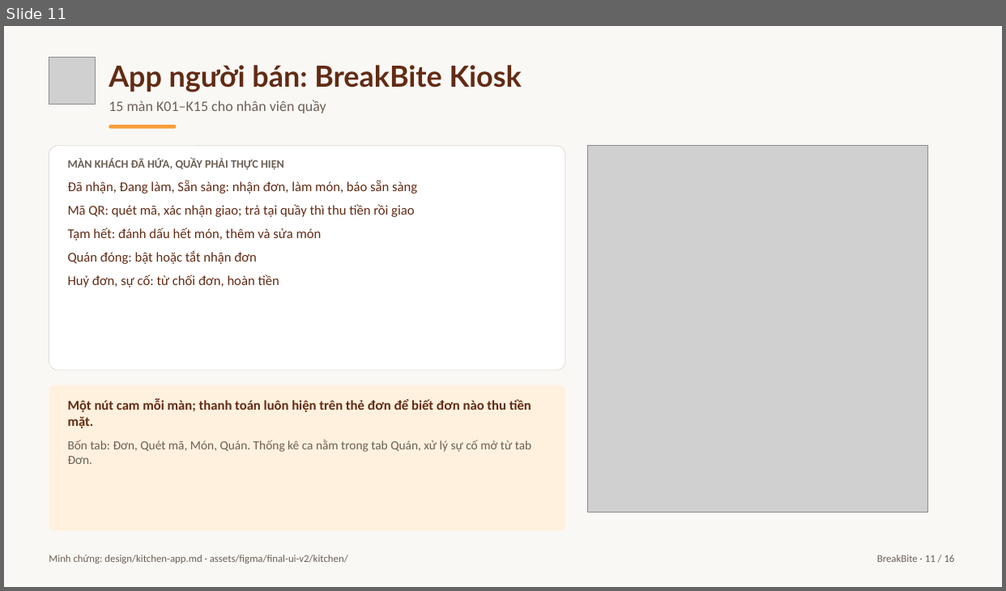
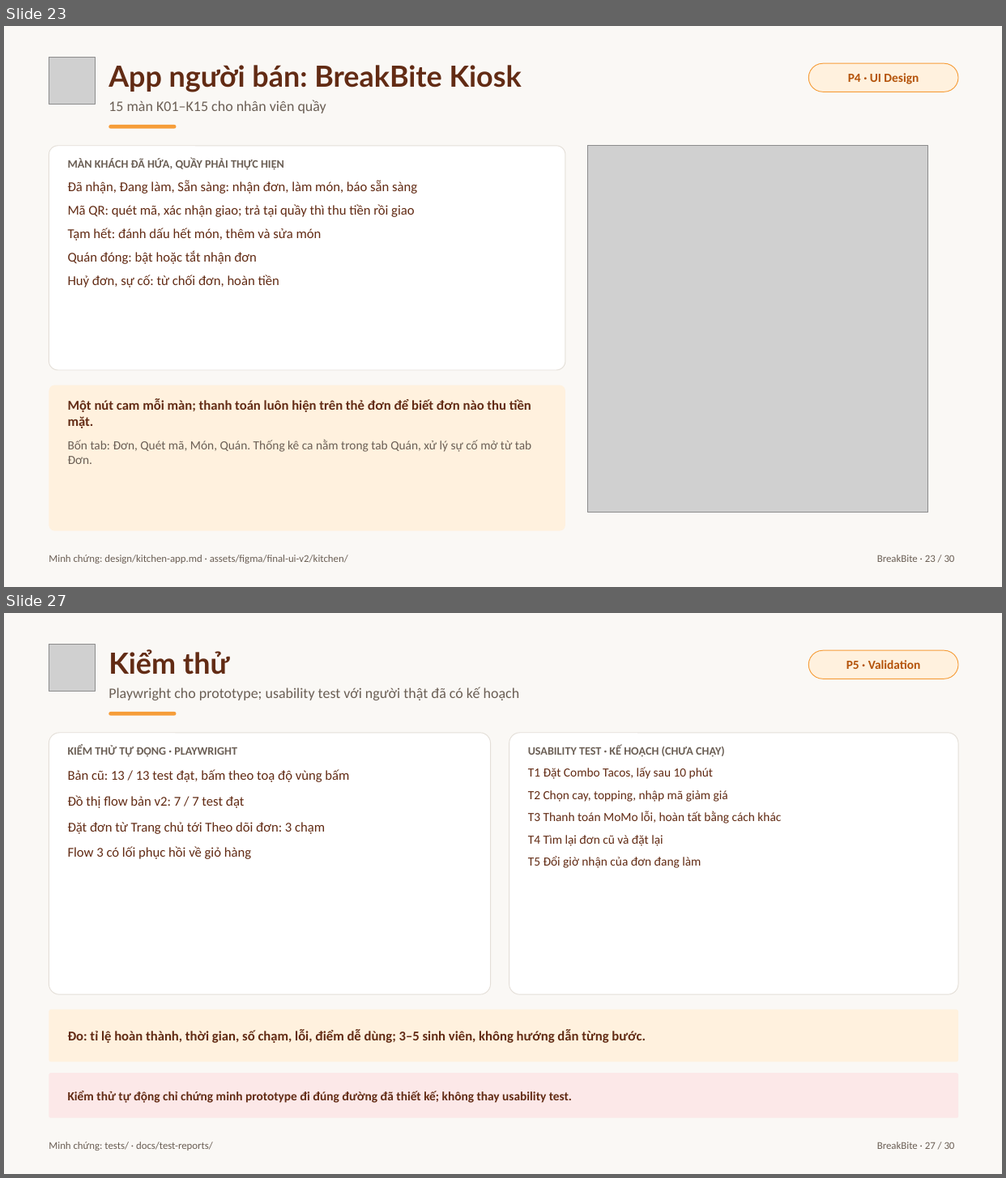
Before and after one commit to baonv0817/PRM323-Lab2-Group2, a slide deck: slides/BreakBite_Lab2_Presentation.pptx. Shown one above the other, each under a label of ours: slide 11 before the commit, slides 23 and 27 after it; the slides between them are not shown. The pictures are 1006x591 and 1006x1178 pixels, drawn with LibreOffice and Linux fonts; fonts in the diff are those of the drawing; grey boxes stand for pictures. Boxes give left, top, right and bottom in pixels: in the first picture for what was removed or moved away, otherwise in the second. Text is boxed around its words. In the diff, an @@ line names an element or a change of style, - is before the commit and + after.

Commit message:
Rebuild slide deck in 30 slides following the P0-P5 design process; refresh concept board and scripts

```diff
--- a/slides/BreakBite_Lab2_Presentation.pptx
+++ b/slides/BreakBite_Lab2_Presentation.pptx
@@ slide 27 added at bbox=[4, 613, 1002, 1174], background #FAF8F5 @@
@@ picture added at bbox=[49, 645, 96, 691] @@
@@ text added at bbox=[108, 649, 229, 675], 28 pt, text #622B14, bold @@
+Kiểm thử
@@ rounded rectangle added at bbox=[809, 650, 958, 679], fill #FFF1DE, outline #F69D39 0.75 pt @@
@@ text added at bbox=[846, 660, 921, 669], 12 pt, text #B45309, bold @@
+P5 · Validation
@@ text added at bbox=[108, 687, 520, 700], 14 pt, text #6B5F55 @@
+Playwright cho prototype; usability test với người thật đã có kế hoạch
@@ rounded rectangle added at bbox=[49, 733, 491, 995], fill #FFFFFF, outline #E4DFD8 0.75 pt @@
@@ rounded rectangle added at bbox=[108, 712, 177, 716], fill #F69D39 @@
@@ rounded rectangle added at bbox=[509, 733, 958, 995], fill #FFFFFF, outline #E4DFD8 0.75 pt @@
@@ text added at bbox=[68, 745, 349, 859], 13 pt, text #622B14 @@
+KIỂM THỬ TỰ ĐỘNG · PLAYWRIGHT
+Bản cũ: 13 / 13 test đạt, bấm theo toạ độ vùng bấm
+Đồ thị flow bản v2: 7 / 7 test đạt
+Đặt đơn từ Trang chủ tới Theo dõi đơn: 3 chạm
+Flow 3 có lối phục hồi về giỏ hàng
@@ text added at bbox=[528, 745, 781, 868], 12 pt, text #622B14 @@
+USABILITY TEST · KẾ HOẠCH (CHƯA CHẠY)
+T1 Đặt Combo Tacos, lấy sau 10 phút
+T2 Chọn cay, topping, nhập mã giảm giá
+T3 Thanh toán MoMo lỗi, hoàn tất bằng cách khác
+T4 Tìm lại đơn cũ và đặt lại
+T5 Đổi giờ nhận của đơn đang làm
@@ rounded rectangle added at bbox=[49, 1010, 958, 1063], fill #FFF1DE @@
@@ text added at bbox=[68, 1030, 646, 1043], 13 pt, text #622B14, bold @@
+Đo: tỉ lệ hoàn thành, thời gian, số chạm, lỗi, điểm dễ dùng; 3–5 sinh viên, không hướng dẫn từng bước.
@@ rounded rectangle added at bbox=[49, 1073, 958, 1118], fill #FCE8E8 @@
@@ text added at bbox=[68, 1091, 572, 1103], 12 pt, text #622B14, bold @@
+Kiểm thử tự động chỉ chứng minh prototype đi đúng đường đã thiết kế; không thay usability test.
@@ text added at bbox=[49, 1142, 213, 1151], 10 pt, text #6B5F55 @@
+Minh chứng: tests/ · docs/test-reports/
@@ text added at bbox=[877, 1142, 955, 1149], 10 pt, text #6B5F55 @@
+BreakBite · 27 / 30
@@ what was slide 11 is now slide 23 @@
@@ slide 23 changed as well @@
@@ rounded rectangle added at bbox=[809, 63, 958, 92], fill #FFF1DE, outline #F69D39 0.75 pt @@
@@ text added at bbox=[848, 73, 918, 84], 12 pt, text #B45309, bold @@
+P4 · UI Design
@@ text at bbox=[877, 555, 955, 562]: text changed @@
-BreakBite · 11 / 16
+BreakBite · 23 / 30
```
Also in this commit, not shown: 9 other slides changed, 19 other slides added, 6 slides removed, 9 other files.
